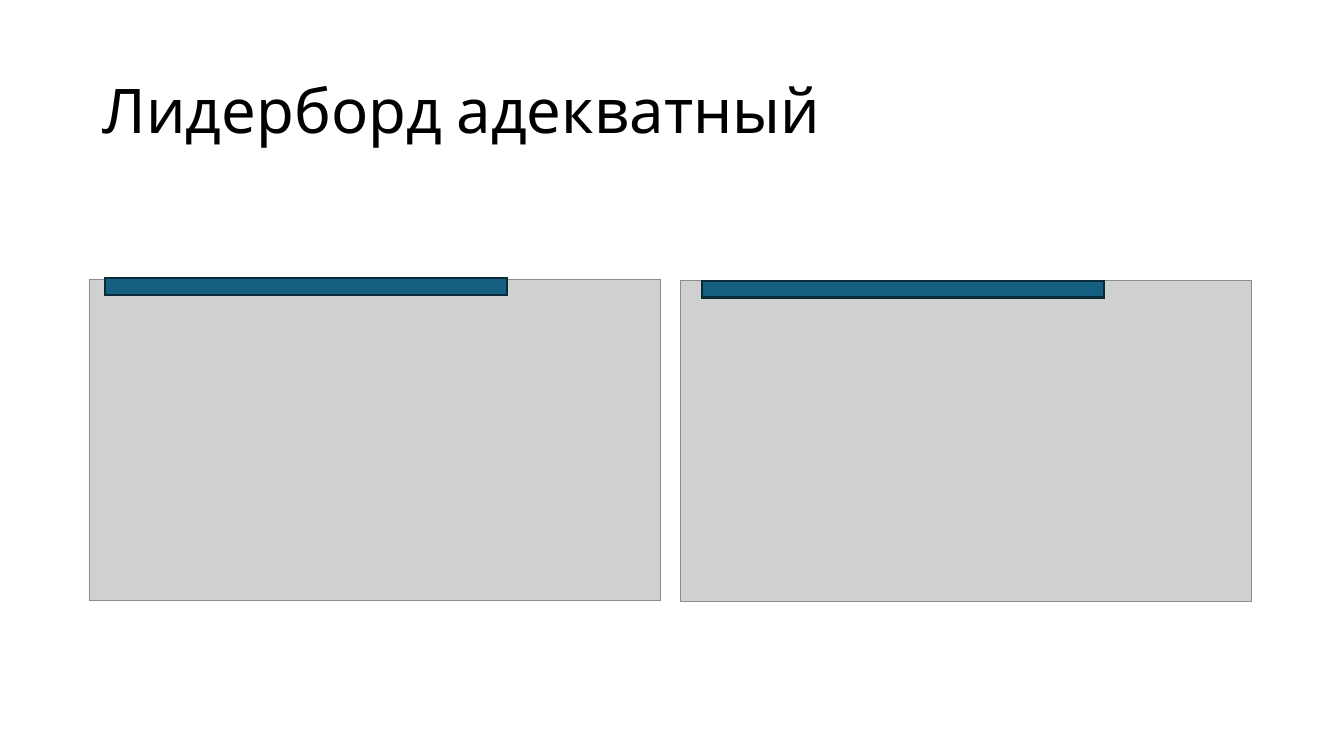
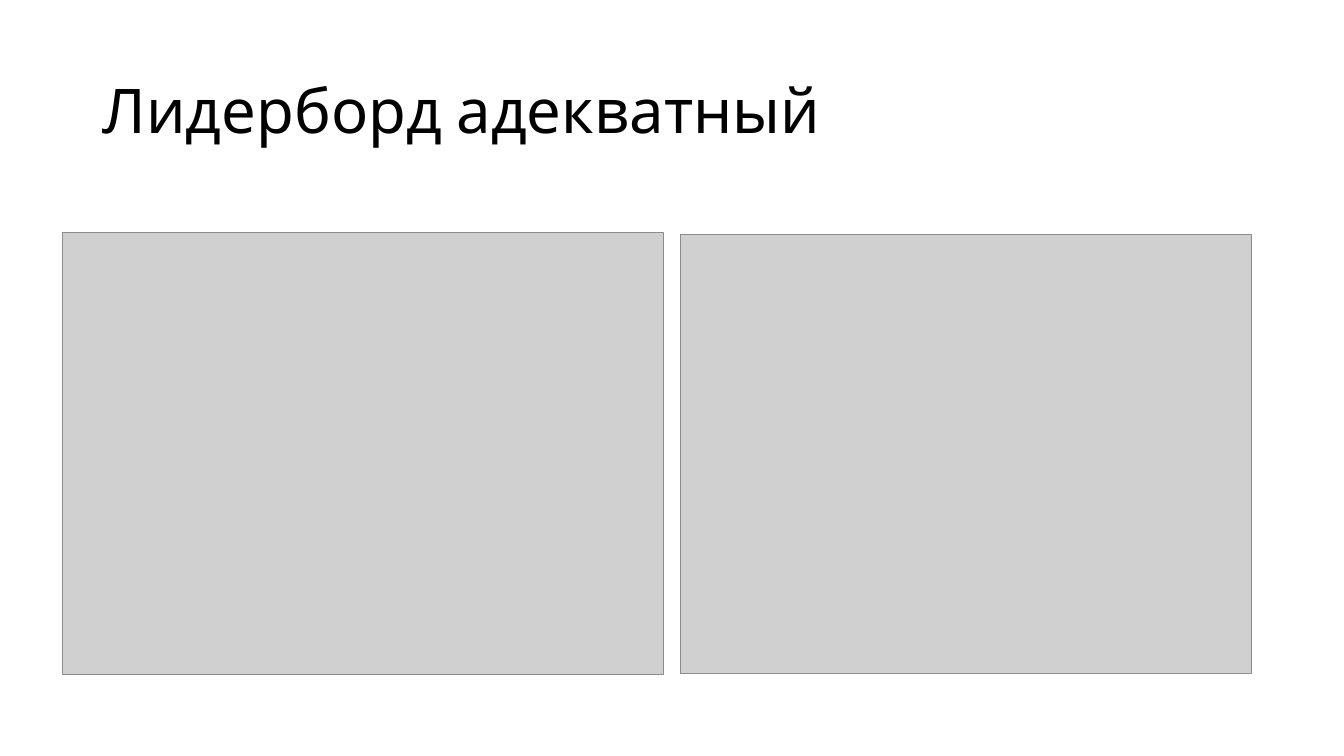
Before and after one commit to KingJaro27/PythonTest_WEB, a slide deck: slide 11 of презентация.pptx (slide 9 before the commit). Drawn at 1344x756 pixels with LibreOffice and Linux fonts; fonts in the diff are those of the drawing; grey boxes stand for pictures. Boxes give left, top, right and bottom in pixels: in the first picture for what was removed or moved away, otherwise in the second. Text is boxed around its words. In the diff, an @@ line names an element or a change of style, - is before the commit and + after.

```diff
--- a/презентация.pptx
+++ b/презентация.pptx
@@ picture: place and size @@
-picture at [89,279,660,601]
+picture at [63,233,664,675]
@@ picture: place and size @@
-picture at [681,280,1252,602]
+picture at [681,235,1252,674]
@@ rectangle removed at [105,278,507,294] @@
@@ rectangle removed at [703,281,1105,297] @@
```
Also in this commit, not shown: 4 other slides changed, 3 slides added, 2 other files.
